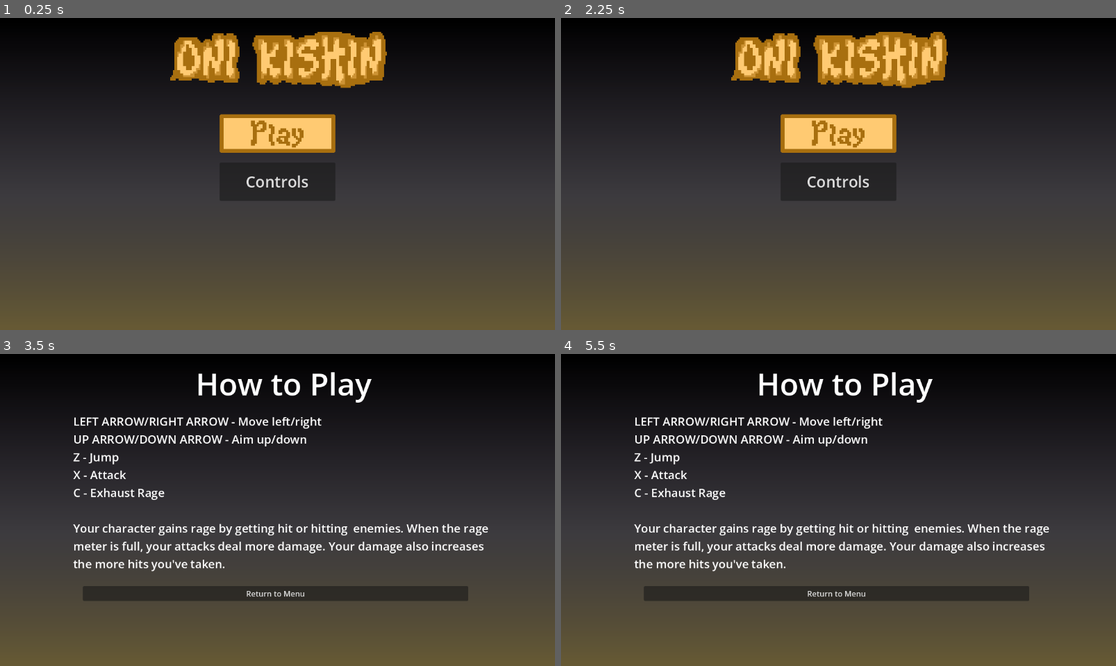
Above: before the commit, frames 1-4 (two rows, left to right).
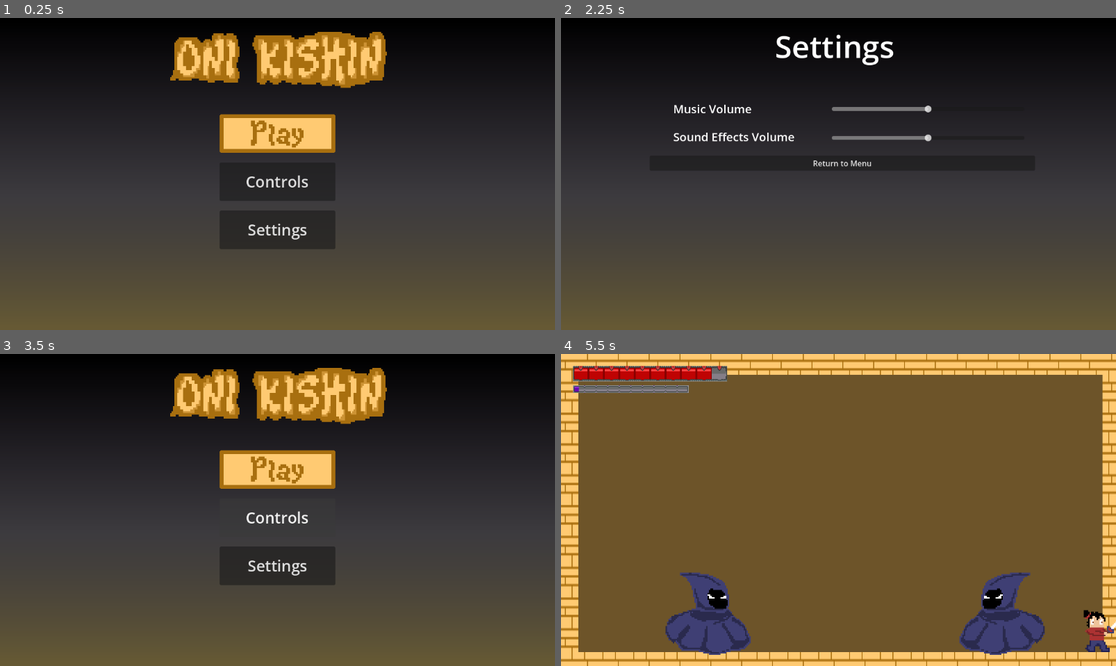
Above: after the commit, the same moments.

Repository: J-Abitria/crimson-jam-26
Game: Godot game, scene res://title_screen.tscn
The game is run twice, just before and just after one commit, with the same random seed, the same clock (stepped at 60 frames per second) and the same inputs.
Inputs (mouse positions are in pixels of both pictures, inside the frame that each line leads up to):
- Up to frame 1 (0.25 s): no input
- Up to frame 2 (2.25 s): click "Controls" at 0.5 s; click "Return to Menu" at 1.25 s; click (838, 230) at 2 s, where only the run after the commit has a clickable "Settings"
- Up to frame 3 (3.5 s): click (283, 500) at 2.75 s, where only the run after the commit has a clickable "Return to Menu"
- Up to frame 4 (5.5 s): click (838, 469) at 3.52 s; hold Right (move_right) from 4.28 s (still down); tap C (activate) at 4.35 s; tap Z (jump) at 4.52, 5.27 s; tap Down (aim_down) at 5.1 s

The runs differ from the first frame. In frame 1, 1.6% of the frame differs, in the area x 39-61%, y 65-74%; in frame 2, 9.1%; in frame 3, 17%; in frame 4, 93%, in the area x 0-100%, y 0-100%.

Commit message:
Added volume settings.

Diff:
--- /dev/null
+++ b/unleash-beast/Assets/Scripts/audio_level.gd
@@ -0,0 +1,4 @@
+extends Node
+
+var sound_effect_volume = 0
+var music_volume = -20
--- /dev/null
+++ b/unleash-beast/Assets/Scripts/effects_slider.gd
@@ -0,0 +1,13 @@
+extends HSlider
+
+@export var init_effects_volume = -5
+
+# Called when the node enters the scene tree for the first time.
+func _ready() -> void:
+	value_changed.connect(_on_h_slider_value_changed)
+	value = init_effects_volume
+
+
+func _on_h_slider_value_changed(new_value: float) -> void:
+	value = new_value
+	AudioLevel.sound_effect_volume = value
--- a/unleash-beast/Assets/Scripts/global_audio.gd
+++ b/unleash-beast/Assets/Scripts/global_audio.gd
@@ -8,15 +8,14 @@
 
 # Called when the node enters the scene tree for the first time.
 func _ready() -> void:
+	volume_db = AudioLevel.sound_effect_volume
 	player.died.connect(_on_player_death)
 	twin_1.enemy_died.connect(_on_enemy_death)
 	twin_2.enemy_died.connect(_on_enemy_death)
 
 func _on_player_death():
-	volume_db = -5
 	stream = player_death
 	play()
-	volume_db = 0
 
 func _on_enemy_death():
 	stream = enemy_death
--- /dev/null
+++ b/unleash-beast/Assets/Scripts/music_player.gd
@@ -0,0 +1,7 @@
+extends AudioStreamPlayer
+
+
+# Called when the node enters the scene tree for the first time.
+func _ready() -> void:
+	volume_db = AudioLevel.music_volume
+	print("Volume is " + str(volume_db))
--- /dev/null
+++ b/unleash-beast/Assets/Scripts/music_slider.gd
@@ -0,0 +1,13 @@
+extends HSlider
+
+@export var init_music_value = -20
+
+# Called when the node enters the scene tree for the first time.
+func _ready() -> void:
+	value_changed.connect(_on_h_slider_value_changed)
+	value = init_music_value
+
+
+func _on_h_slider_value_changed(new_value: float) -> void:
+	value = new_value
+	AudioLevel.music_volume = value
--- a/unleash-beast/Assets/Scripts/player.gd
+++ b/unleash-beast/Assets/Scripts/player.gd
@@ -60,6 +60,10 @@
 	flash_timer.one_shot = false
 	flash_timer.timeout.connect(_on_flash_start)
 
+	hurt_audio.volume_db = AudioLevel.sound_effect_volume
+	sword_audio.volume_db = AudioLevel.sound_effect_volume
+	rage_audio = AudioLevel.sound_effect_volume
+
 func _process(_delta: float) -> void:
 	get_aiming_input()
 	log_attack_direction()
--- /dev/null
+++ b/unleash-beast/Assets/Scripts/settings_button.gd
@@ -0,0 +1,10 @@
+extends Button
+
+
+# Called when the node enters the scene tree for the first time.
+func _ready() -> void:
+	pressed.connect(_on_settings_clicked)
+
+
+func _on_settings_clicked():
+	get_tree().change_scene_to_file("res://settings.tscn")
--- a/unleash-beast/Assets/Scripts/twin.gd
+++ b/unleash-beast/Assets/Scripts/twin.gd
@@ -31,6 +31,7 @@
 
 func _ready() -> void:
 	animation_player.play("idle")
+	audio_player.volume_db = AudioLevel.sound_effect_volume
 	hurtbox.area_entered.connect(_on_player_collision)
 	timer.wait_time = 4
 	timer.one_shot = false
--- a/unleash-beast/battleground.tscn
+++ b/unleash-beast/battleground.tscn
@@ -11,6 +11,7 @@
 [ext_resource type="Script" uid="uid://bo8nntck2fwst" path="res://Assets/Scripts/enemy_manager.gd" id="9_tqegg"]
 [ext_resource type="Script" uid="uid://uueijnbqbhk5" path="res://Assets/Scripts/global_audio.gd" id="10_e84sg"]
 [ext_resource type="AudioStream" uid="uid://bia0ut8jvgcok" path="res://Assets/Sounds/Music/main-theme.wav" id="11_jwfr2"]
+[ext_resource type="Script" uid="uid://c3xuqs7safk1v" path="res://Assets/Scripts/music_player.gd" id="12_pogui"]
 
 [sub_resource type="TileSetScenesCollectionSource" id="TileSetScenesCollectionSource_t5hr7"]
 resource_name = "Background"
@@ -118,3 +119,4 @@
 stream = ExtResource("11_jwfr2")
 volume_db = -20.0
 autoplay = true
+script = ExtResource("12_pogui")
--- a/unleash-beast/project.godot
+++ b/unleash-beast/project.godot
@@ -14,6 +14,10 @@
 run/main_scene="uid://cajvqfpejyymp"
 config/features=PackedStringArray("4.7", "Forward Plus")
 config/icon="res://icon.svg"
+
+[autoload]
+
+AudioLevel="*uid://c0nkpdfql1k5n"
 
 [input]
 
--- /dev/null
+++ b/unleash-beast/settings.tscn
@@ -0,0 +1,94 @@
+[gd_scene format=3 uid="uid://b4w1kxg4cgss5"]
+
+[ext_resource type="Script" uid="uid://ckfslyi03fy5g" path="res://Assets/Scripts/music_slider.gd" id="1_3ykye"]
+[ext_resource type="Script" uid="uid://r5r6x8x7hw06" path="res://Assets/Scripts/effects_slider.gd" id="2_gc0em"]
+[ext_resource type="Script" uid="uid://cr3f2yx6u2eid" path="res://Assets/Scripts/menu_button.gd" id="3_cj1lu"]
+
+[sub_resource type="Gradient" id="Gradient_sel2p"]
+offsets = PackedFloat32Array(0, 0.57228917, 1)
+colors = PackedColorArray(0, 0, 0, 1, 0.02745098, 0, 0.05882353, 0.23529412, 0.5757943, 0.44113624, 0.039880946, 0.36862746)
+
+[sub_resource type="GradientTexture2D" id="GradientTexture2D_71mqq"]
+gradient = SubResource("Gradient_sel2p")
+fill_to = Vector2(0, 1)
+
+[node name="Settings" type="Control" unique_id=696684816]
+layout_mode = 3
+anchors_preset = 15
+anchor_right = 1.0
+anchor_bottom = 1.0
+grow_horizontal = 2
+grow_vertical = 2
+
+[node name="Background" type="TextureRect" parent="." unique_id=1355313992]
+layout_mode = 1
+anchors_preset = 15
+anchor_right = 1.0
+anchor_bottom = 1.0
+grow_horizontal = 2
+grow_vertical = 2
+texture = SubResource("GradientTexture2D_71mqq")
+
+[node name="Label" type="Label" parent="." unique_id=247130916]
+layout_mode = 1
+anchors_preset = 5
+anchor_left = 0.5
+anchor_right = 0.5
+offset_left = -132.0
+offset_top = 14.0
+offset_right = 233.0
+offset_bottom = 102.0
+grow_horizontal = 2
+theme_override_font_sizes/font_size = 64
+text = "Settings"
+
+[node name="Label2" type="Label" parent="." unique_id=306053633]
+layout_mode = 0
+offset_left = 233.0
+offset_top = 172.0
+offset_right = 396.0
+offset_bottom = 206.0
+theme_override_font_sizes/font_size = 24
+text = "Music Volume"
+
+[node name="Label3" type="Label" parent="." unique_id=934214737]
+layout_mode = 0
+offset_left = 233.0
+offset_top = 230.0
+offset_right = 485.0
+offset_bottom = 264.0
+theme_override_font_sizes/font_size = 24
+text = "Sound Effects Volume"
+
+[node name="MusicSlider" type="HSlider" parent="." unique_id=532990185]
+layout_mode = 0
+offset_left = 562.0
+offset_top = 181.0
+offset_right = 962.0
+offset_bottom = 197.0
+min_value = -40.0
+max_value = 0.0
+step = 0.01
+value = -20.0
+script = ExtResource("1_3ykye")
+
+[node name="EffectsSlider" type="HSlider" parent="." unique_id=1751461002]
+layout_mode = 0
+offset_left = 562.0
+offset_top = 241.0
+offset_right = 962.0
+offset_bottom = 257.0
+min_value = -25.0
+max_value = 15.0
+step = 0.01
+value = -5.0
+script = ExtResource("2_gc0em")
+
+[node name="MenuButton" type="Button" parent="." unique_id=1138568577]
+layout_mode = 0
+offset_left = 184.0
+offset_top = 286.0
+offset_right = 984.0
+offset_bottom = 317.0
+text = "Return to Menu"
+script = ExtResource("3_cj1lu")
--- a/unleash-beast/title_screen.tscn
+++ b/unleash-beast/title_screen.tscn
@@ -7,6 +7,7 @@
 [ext_resource type="Texture2D" uid="uid://dro14oqvskvf6" path="res://Assets/Sprites/Play-Button-Hover.png" id="5_8vmu4"]
 [ext_resource type="Script" uid="uid://cxiij8yw585ud" path="res://Assets/Scripts/play_button.gd" id="6_tpml5"]
 [ext_resource type="Script" uid="uid://dj1rt2m37tt0b" path="res://Assets/Scriptscontrols_button.gd" id="7_jqemp"]
+[ext_resource type="Script" uid="uid://ceq1nq15coxfu" path="res://Assets/Scripts/settings_button.gd" id="8_013yr"]
 
 [sub_resource type="Gradient" id="Gradient_tpml5"]
 offsets = PackedFloat32Array(0, 0.57228917, 1)
@@ -89,3 +90,13 @@
 theme_override_font_sizes/font_size = 32
 text = "Controls"
 script = ExtResource("7_jqemp")
+
+[node name="Button2" type="Button" parent="." unique_id=554075506]
+layout_mode = 0
+offset_left = 456.0
+offset_top = 400.0
+offset_right = 696.0
+offset_bottom = 480.0
+theme_override_font_sizes/font_size = 32
+text = "Settings"
+script = ExtResource("8_013yr")
Not shown, added: unleash-beast/Assets/Scripts/audio_level.gd.uid
Not shown, added: unleash-beast/Assets/Scripts/effects_slider.gd.uid
Not shown, added: unleash-beast/Assets/Scripts/music_player.gd.uid
Not shown, added: unleash-beast/Assets/Scripts/music_slider.gd.uid
Not shown, added: unleash-beast/Assets/Scripts/settings_button.gd.uid
Not shown, changed: unleash-beast/Assets/Sounds/Player/Player-Death.wav.import
Not shown, changed: unleash-beast/Assets/Sounds/Player/Player-Death.wav
